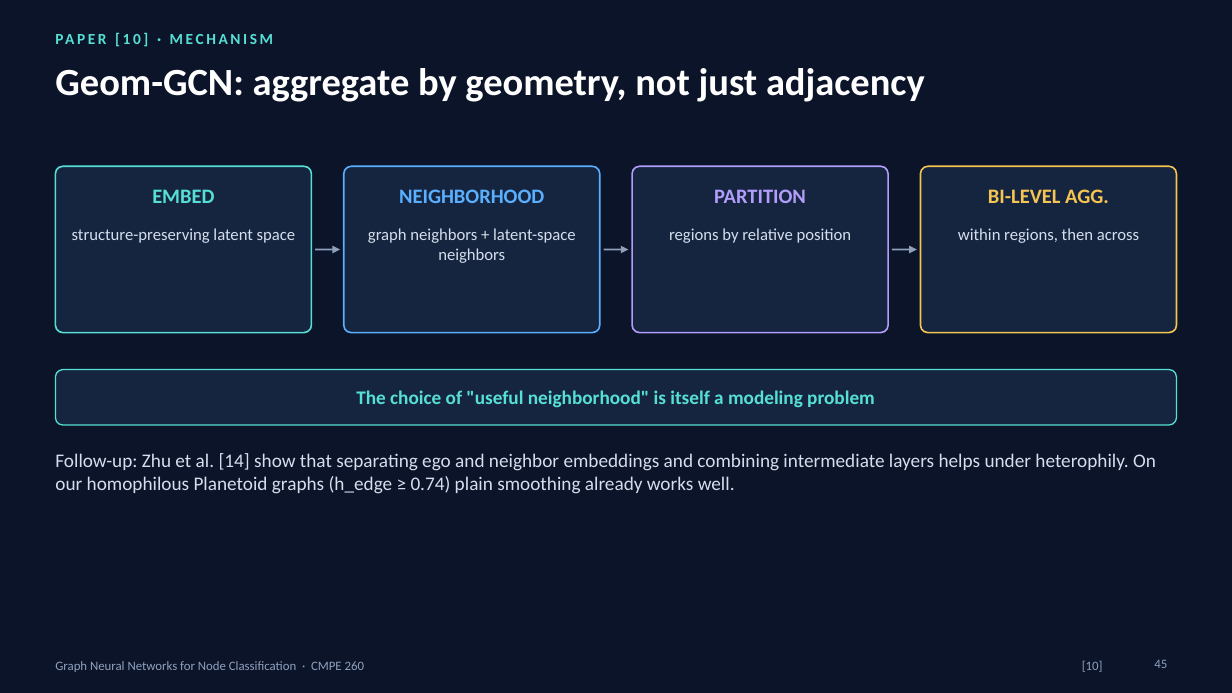
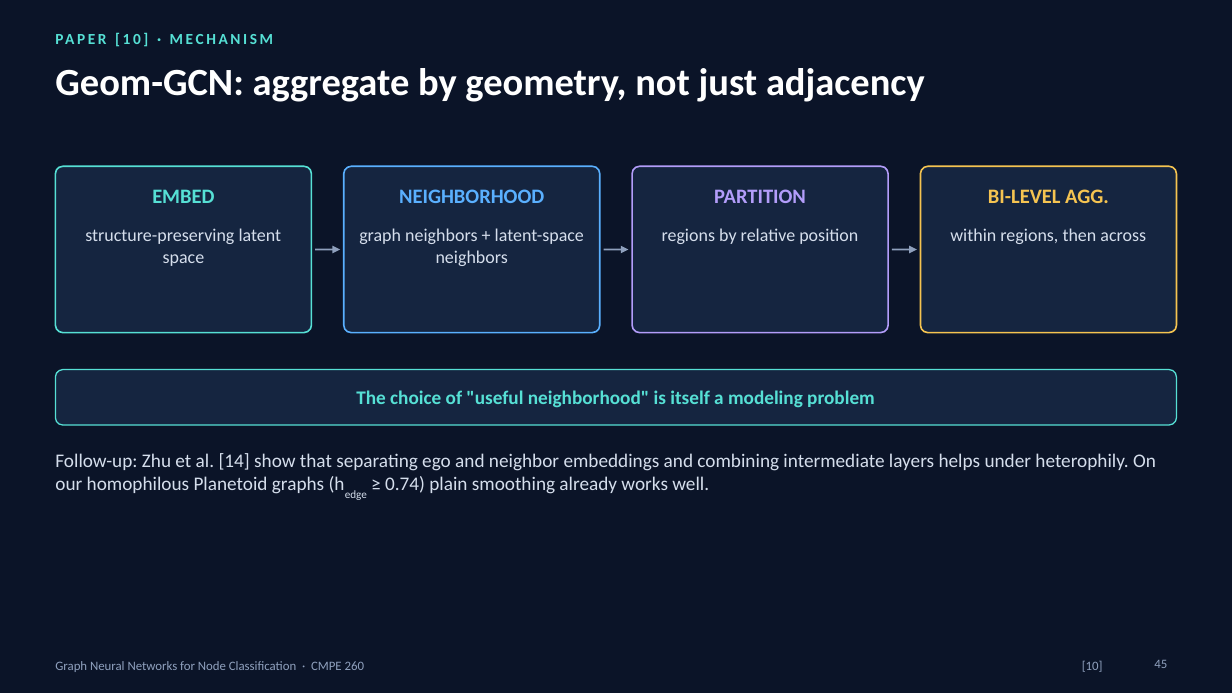
Before and after one commit to DMgaming00/CMPE-260, a slide deck: slide 45 of Project 3/presentation/GNN_Lecture_60_Slides.pptx. Drawn at 1232x693 pixels with LibreOffice and Linux fonts; fonts in the diff are those of the drawing. Boxes give left, top, right and bottom in pixels: in the first picture for what was removed or moved away, otherwise in the second. Text is boxed around its words. In the diff, an @@ line names an element or a change of style, - is before the commit and + after.

```diff
--- a/Project 3/presentation/GNN_Lecture_60_Slides.pptx
+++ b/Project 3/presentation/GNN_Lecture_60_Slides.pptx
@@ size 13 to 14 pt in 4 elements at [85, 228, 282, 266], [359, 228, 584, 266], [662, 228, 858, 244], [950, 228, 1146, 244] @@
@@ text at [55, 453, 1156, 494]: text changed @@
-Follow-up: Zhu et al. [14] show that separating ego and neighbor embeddings and combining intermediate layers helps under heterophily. On our homophilous Planetoid graphs (h_edge ≥ 0.74) plain smoothing already works well.
+Follow-up: Zhu et al. [14] show that separating ego and neighbor embeddings and combining intermediate layers helps under heterophily. On our homophilous Planetoid graphs (hedge ≥ 0.74) plain smoothing already works well.
```
Also in this commit, not shown: 22 other slides changed, 7 other files.
